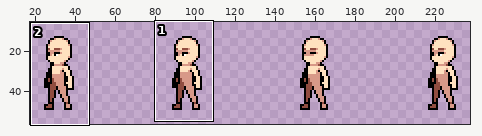
File history of a sprite sheet, public/assets/Characters/Human/Inworld/Idle/West/sheet.png. Above: a wide view before the commit, with the close-up outlined.
Close-up. First the earlier version:
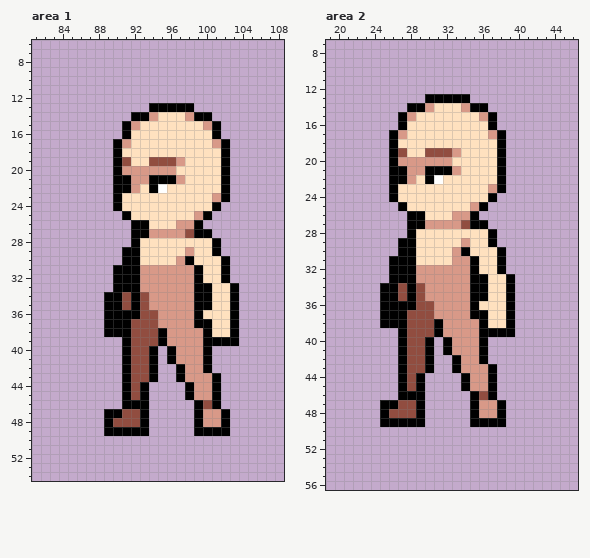
The file is 256x64 pixels. Shown: area 1: x 81..108, y 6..54; area 2: x 19..46, y 7..56. The wide view leaves out empty margins. The commit also changed other parts of the picture, which this record leaves out.
The result:
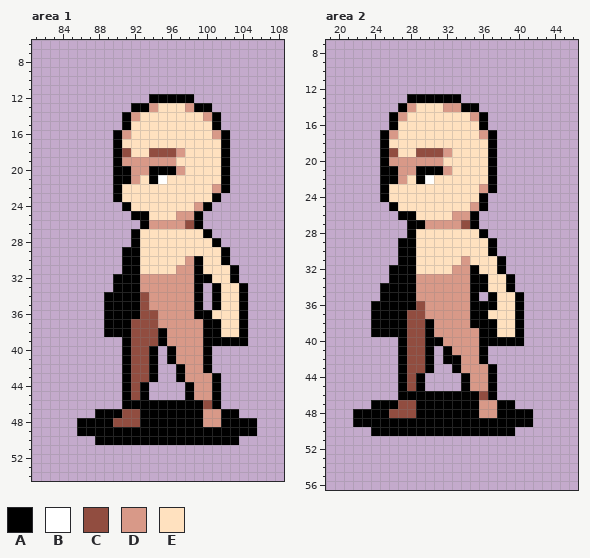
Palette (. is transparent): A #000000  B #ffffff  C #914d40  D #d89988  E #ffe1bf
The exact change:
Changed rows in their new state; - is an unchanged pixel.
Area 1:
first column x 90:
12 ----AAAAA------
13 --AADEEEDAA----
14 -ADEE---EEDA---
15 --E-------E----
16 AD---------DA--
17 -E---------E---
18 -C--CCCD-------
19 -DDDDDDE-------
20 -A--AAAD-------
21 ---E-BEE-------
22 -EE-EE-----D---
23 -----------A.--
24 .A-------DA.---
25 -.AA---DDA.----
26 --.-DDD-C------
27 ---EEEEEEE-----
29 --------E--EA--
30 -------EDA-----
31 .--EEEE-----EA-
32 ----------A-EA-
33 ----------.A-EA
34 -A--------.A-EA
35 -A--------.A-EA
36 ----------A--EA
37 ---------D-A-EA
38 -----------A-EA
39 --------------A
first column x 86:
46 --------AAAAA-------
47 --A-----AAAAA----A--
48 AAA-----AAAAA----AAA
49 AAA-----AAAAA----AAA
50 --AAAAAAAAAAAAAAAA--
Area 2:
first column x 24:
13 ----AA----.------
14 ---ADEE-DDA-.----
15 --ADE------DA.---
16 --AE--------A.---
17 -ADE--------DA.--
18 -AE----------A.--
19 -ACE-C--DE---A.--
20 -AD-----E----A.--
21 -A-D-A--DE---A.--
22 -A-DEABE-----A.--
23 -AE---------DA.--
24 -AE---------A.---
25 --AE-------------
26 ---A-E-----------
27 ------------.----
28 ------------A.---
29 ----------E------
30 ---------EE--A.--
31 --.------E-E-----
32 -----EEEE--------
34 ---A-D-----------
35 ---A-D------.A-EA
36 A-----D-----AA-EA
37 A-----D--------EA
38 A-----AD---A-A-EA
39 AAA---AD------EEA
40 -------AD----AAAA
42 --------A--------
first column x 22:
46 --------AAAAA-------
47 --A-----AAAAA----A--
48 AAA-----AAAAA----AAA
49 AAA-----AAAAA----AAA
50 --AAAAAAAAAAAAAAAA--
